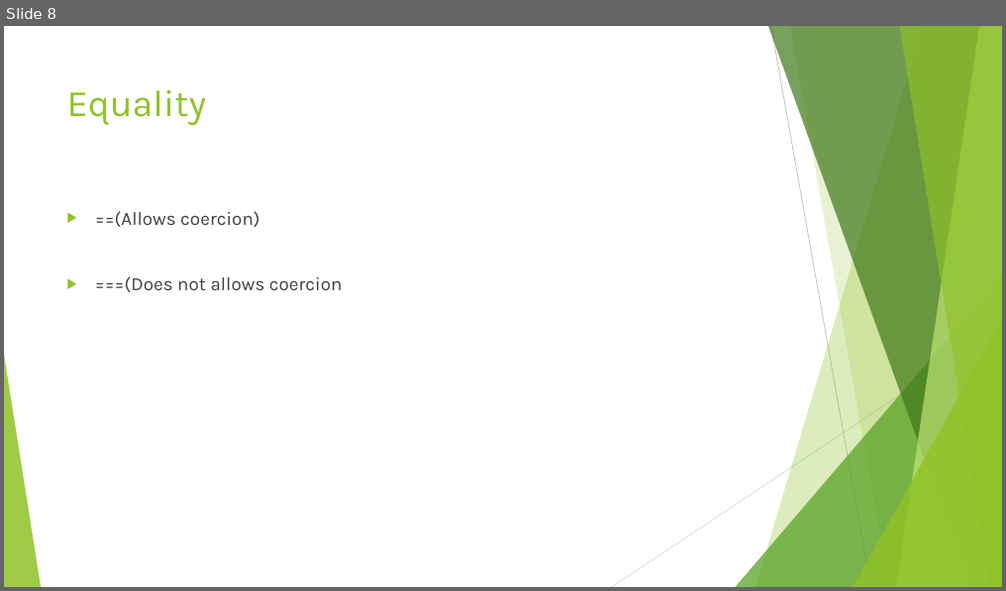
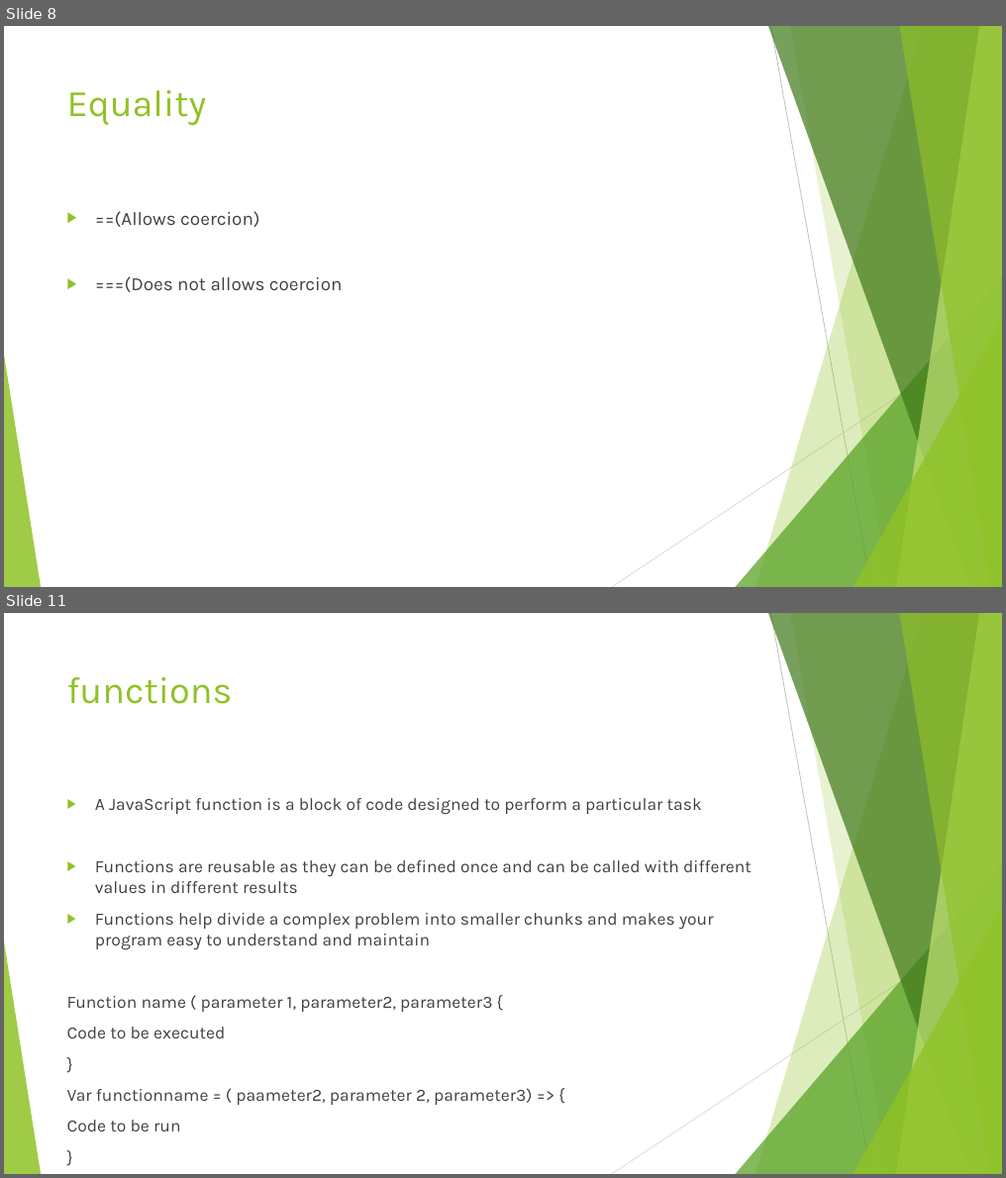
Before and after one commit to divyaparyani67/JavaScript_BAsics, a slide deck: Javascript.pptx. Shown one above the other, each under a label of ours: slide 8 before the commit, slides 8 and 11 after it; the slides between them are not shown. The pictures are 1006x591 and 1006x1178 pixels, drawn with LibreOffice and Linux fonts; fonts in the diff are those of the drawing. Boxes give left, top, right and bottom in pixels: in the first picture for what was removed or moved away, otherwise in the second. Text is boxed around its words. In the diff, an @@ line names an element or a change of style, - is before the commit and + after.

```diff
--- a/Javascript.pptx
+++ b/Javascript.pptx
@@ slide 11 added at (4, 613, 1002, 1174), background #FFFFFF; not listed: 10 template elements that a slide beside it also shows @@
@@ title added at (67, 677, 233, 704), 36 pt, text #90C226 @@
+functions
@@ text added at (67, 798, 751, 1132), 16.6 pt, text #404040 @@
+▶ A JavaScript function is a block of code designed to perform a particular task
+▶ Functions are reusable as they can be defined once and can be called with different values in different results
+▶ Functions help divide a complex problem into smaller chunks and makes your program easy to understand and maintain
+Function name ( parameter 1, parameter2, parameter3 {
+Code to be executed
+}
+Var functionname = ( paameter2, parameter 2, parameter3) => {
+Code to be run
+}
```
Also in this commit, not shown: 1 slide changed, 2 other slides added, 2 other files.
